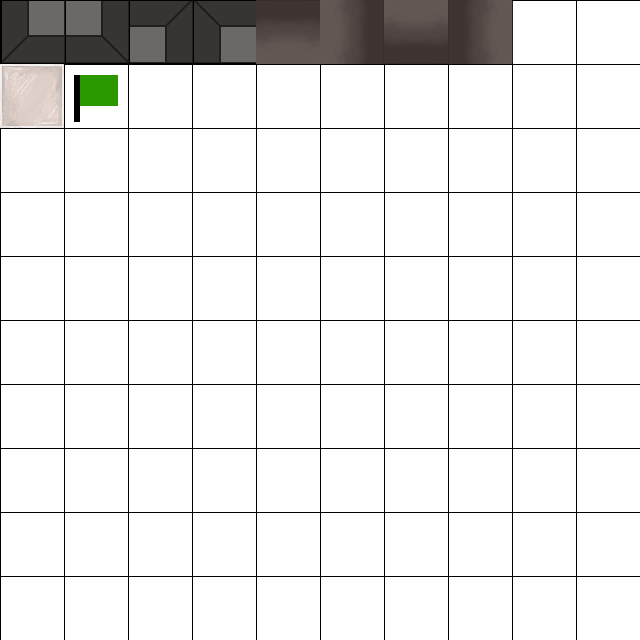
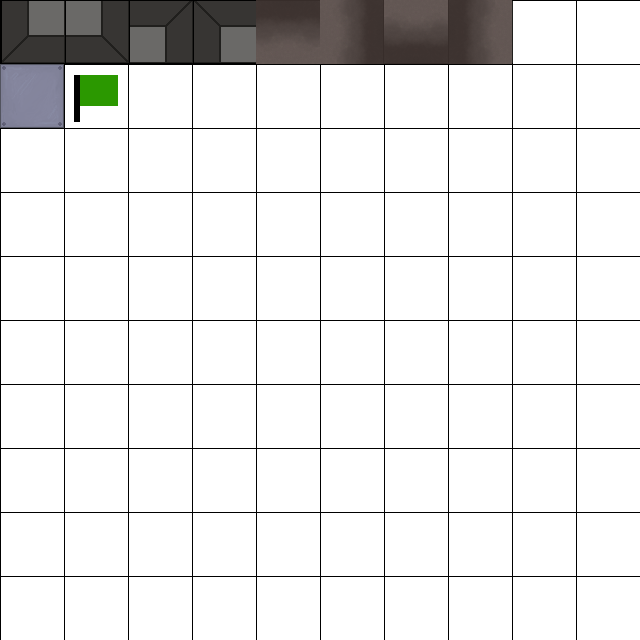
Layer changes from the first 640px x 640px image to the second:
added layer "59971796_846973128991017_2580919120308469760_n.png" above "walls.png #3" over left=0, top=64, right=64, bottom=128
